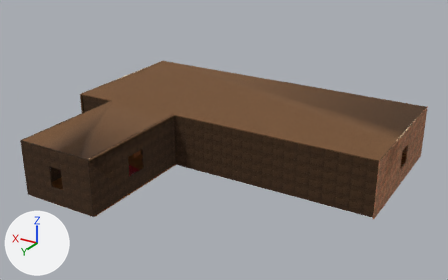
One commit to the OBJ model Interactive Room/Models/house/house.obj: the scene before it, then after it.
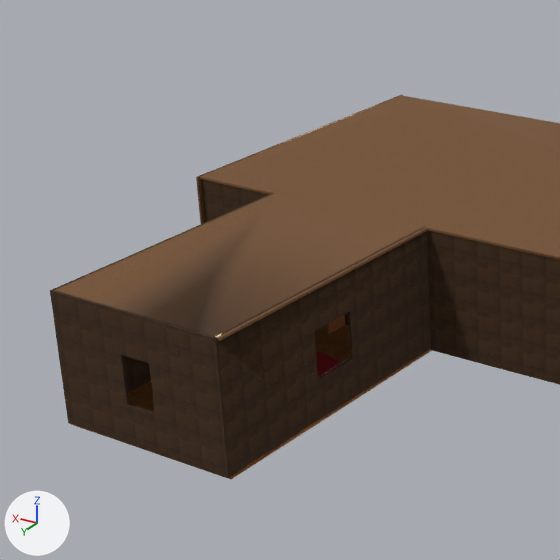
There are two pictures of each version: one whole from a camera (50 mm lens) standing at (-1196.0, 5743.0, 2543.0) and looking at (1504.0, 1244.0, 293.0), one close up on the part from 0% to 51% of the width and 8% to 89% of the height. The lights are fixed; the arrows at lower left show +X, +Y and +Z. Where no turn or scale is listed for an object, it has been applied to the vertices. Vertices at the same position are counted once.

Script lines for the objects in view, before the commit:
```python
me_house = bpy.data.meshes.new('house')
me_house.from_pydata(...)  # 9518 vertices, 17977 faces; spans x -1.0..3077.0, y 9.0..2558.0, z -2.0..514.0
me_house.materials.append(mat_plastic_white)  # picture img_plastic_white_jpg
me_house.materials.append(mat_white_8)  # picture img_white_8_jpg
me_house.materials.append(mat_white_4)  # picture img_white_4_jpg
me_house.materials.append(mat_white_9)  # picture img_white_9_jpg
me_house.materials.append(mat_white_5)  # picture img_white_5_jpg
me_house.materials.append(mat_white_6)  # picture img_white_6_jpg
me_house.materials.append(mat_sandstone)  # picture img_sandstone_jpg
me_house.materials.append(mat_tile_ceramic_multi)  # picture img_tile_ceramic_multi_jpg
me_house.materials.append(mat_white)  # picture img_white_jpg
me_house.materials.append(mat_white_10)  # picture img_white_10_jpg
me_house.materials.append(mat_white_12)  # picture img_white_12_jpg
me_house.materials.append(mat_1)  # picture img_1_jpg
me_house.materials.append(mat_metal_corrugated_shiny)  # picture img_metal_corrugated_shiny_jpg
me_house.materials.append(mat_white_3)  # picture img_white_3_jpg
me_house.materials.append(mat_white_11)  # white #f0f0f0
me_house.materials.append(mat_white_1)  # picture img_white_1_jpg
ob_house = bpy.data.objects.new('house', me_house)
ob_house.location = (0.0, 0.0, 0.0)
```
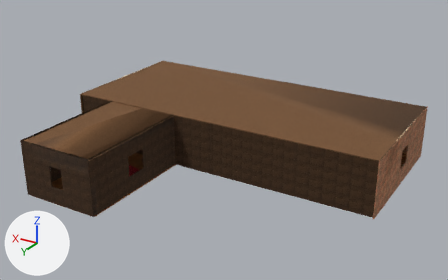
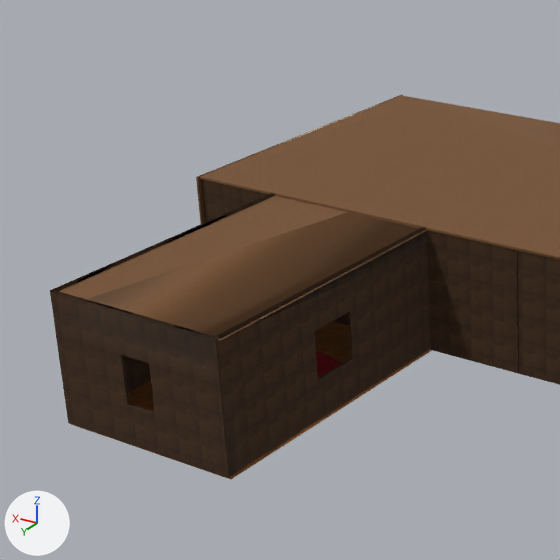
Pixel boxes [x1, y1, x2, y2] of what changed, in the close-ups (560 x 560 px):
part 1 of me_house, deleted
    before: [319, 314, 351, 377]
part 2 of me_house, cut back
    before: [55, 179, 518, 393]
    after: [86, 179, 427, 341]
part 3 of me_house, deleted
    before: [213, 231, 415, 338]

What the commit changed:
me_house is used by ob_house; location (0.0, 0.0, 0.0).
me_house had 9518 vertices, 17977 faces and spanned x -1.0..3077.0, y 9.0..2558.0, z -2.0..514.0.
me_house now has 4041 vertices, 7430 faces and spans x -1.0..3077.0, y 9.0..2558.0, z -1.0..514.0.
me_house part 1: 21 loose pieces with 4906 vertices, spanning x 1540.0..2675.0, y 706.0..2077.0, z -2.0..512.0, are deleted.
me_house part 2: 10 vertices moved within x 1542.0..3072.0, y 709.0..1410.0, z 350.0..512.0; 738 vertices removed from x 7.0..3072.0, y 11.0..1425.0, z -1.0..514.0; 34 vertices added at x 1542.0..3064.0, y 709.0..1410.0, z 9.0..505.0.
me_house part 3: 4 vertices removed from x 1940.0..1950.0, y 2518.0..2548.0, z 514.0.
me_house no longer uses material mat_1 (picture img_1_jpg).
me_house no longer uses material mat_metal_corrugated_shiny (picture img_metal_corrugated_shiny_jpg).
me_house no longer uses material mat_white_11 (white #f0f0f0).
